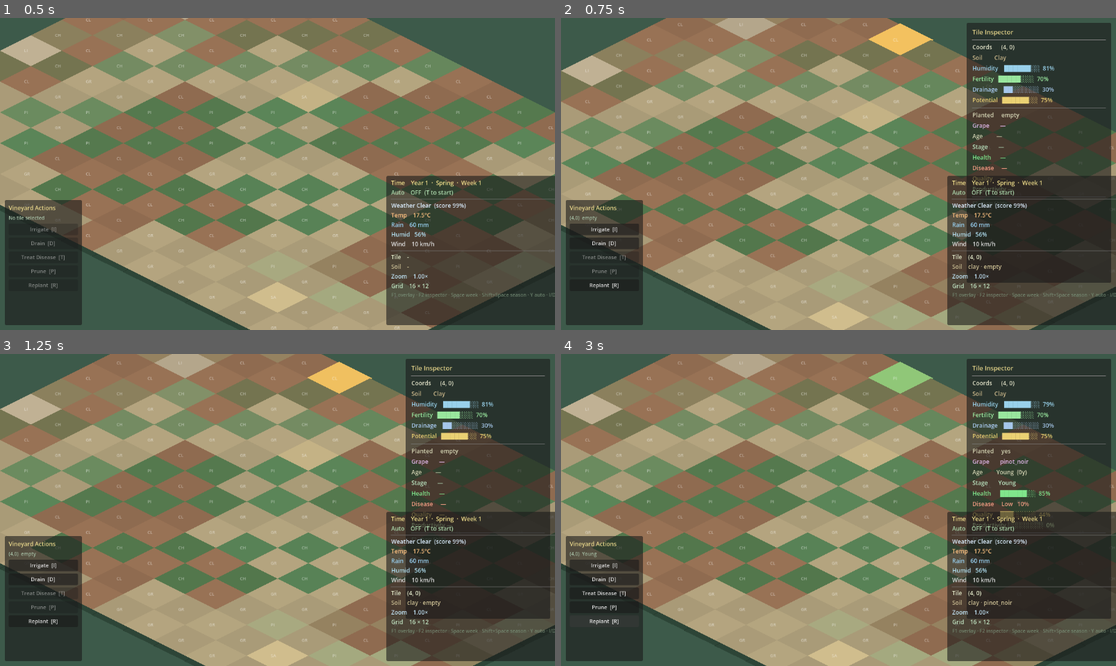
Above: before the commit, frames 1-4 (two rows, left to right).
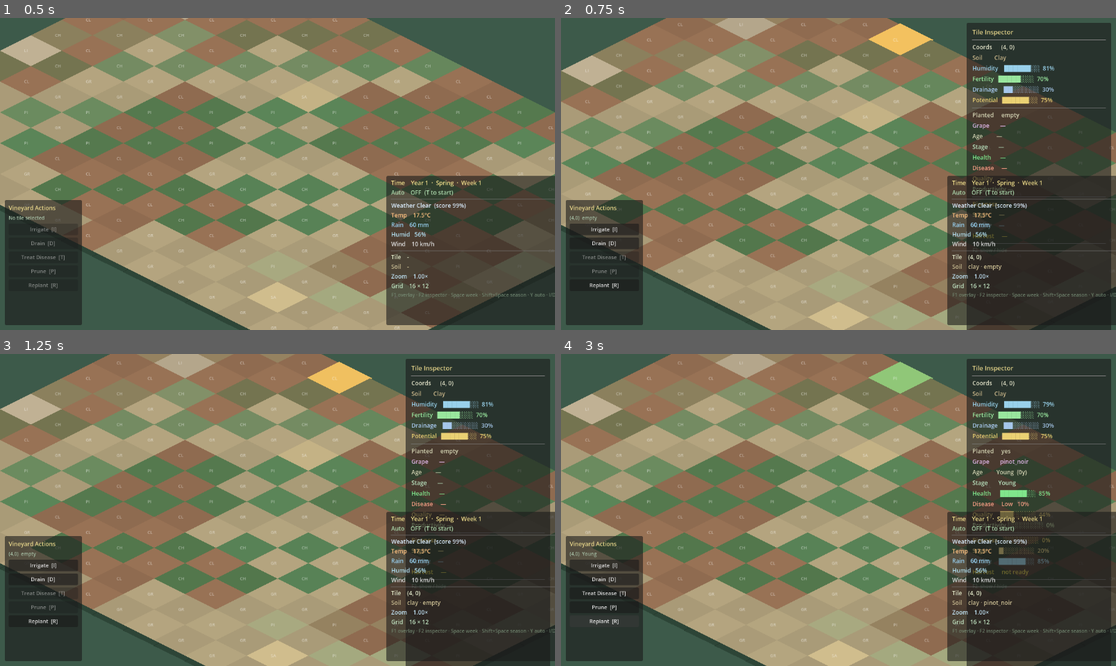
Above: after the commit, the same moments.

Repository: blayres/winery-simulator
Game: Godot game, scene res://scenes/world/World.tscn
The game is run twice, just before and just after one commit, with the same random seed, the same clock (stepped at 60 frames per second) and the same inputs.
Inputs (mouse positions are in pixels of both pictures, inside the frame that each line leads up to):
- Up to frame 1 (0.5 s): no input
- Up to frame 2 (0.75 s): tap Enter at 0.5 s; drag from (899, 21) to (993, 64) at 0.52 s
- Up to frame 3 (1.25 s): no input
- Up to frame 4 (3 s): click "Irrigate [I]" at 1.25 s; click "Drain [D]" at 2 s; click "Replant [R]" at 2.75 s

Frame 1 is identical in both runs. In frame 2, 3.1% of the frame differs, in the area x 73-100%, y 59-100%; in frame 3, 3.2%; in frame 4, 3.5%, in the area x 73-100%, y 58-100%.

Commit message:
feat: grape ripeness and harvest readiness

Diff:
--- a/autoload/VineyardSimulation.gd
+++ b/autoload/VineyardSimulation.gd
@@ -140,23 +140,30 @@
 func _on_climate_updated(climate_state: Dictionary) -> void:
 	if _tile_data.is_empty():
 		return
-	var effects_cfg: Dictionary = _get_cfg_section("climate_effects")
-	var stats: Dictionary = _run_climate_tick(climate_state, effects_cfg)
+	var effects_cfg:  Dictionary = _get_cfg_section("climate_effects")
+	var ripeness_cfg: Dictionary = _get_cfg_section("ripeness")
+	var season:       int        = TimeManager.current_season
+	var stats: Dictionary = _run_climate_tick(climate_state, effects_cfg, ripeness_cfg, season)
 	_log_tick_summary(stats)
 
 
-func _run_climate_tick(climate_state: Dictionary, effects_cfg: Dictionary) -> Dictionary:
-	var changed:       int   = 0
-	var sum_humidity:  float = 0.0
-	var sum_health:    float = 0.0
-	var sum_disease:   float = 0.0
-	var sum_quality:   float = 0.0
-	var min_humidity:  float = 1.0
-	var max_humidity:  float = 0.0
-	var min_health:    float = 1.0
-	var max_health:    float = 0.0
-	var planted:       int   = 0
-	var total:         int   = 0
+func _run_climate_tick(climate_state: Dictionary, effects_cfg: Dictionary,
+		ripeness_cfg: Dictionary, season: int) -> Dictionary:
+	var changed:        int   = 0
+	var sum_humidity:   float = 0.0
+	var sum_health:     float = 0.0
+	var sum_disease:    float = 0.0
+	var sum_quality:    float = 0.0
+	var sum_ripeness:   float = 0.0
+	var sum_sugar:      float = 0.0
+	var sum_acidity:    float = 0.0
+	var ready_count:    int   = 0
+	var min_humidity:   float = 1.0
+	var max_humidity:   float = 0.0
+	var min_health:     float = 1.0
+	var max_health:     float = 0.0
+	var planted:        int   = 0
+	var total:          int   = 0
 
 	for key: String in _tile_data:
 		var raw: Variant = _tile_data[key]
@@ -166,7 +173,10 @@
 		total += 1
 
 		var soil: Dictionary = _get_archetype(tile.soil_type)
-		if ClimateTileProcessor.apply(tile, climate_state, soil, effects_cfg):
+		var climate_changed: bool = ClimateTileProcessor.apply(tile, climate_state, soil, effects_cfg)
+		var ripeness_changed: bool = GrapeRipenessProcessor.apply(tile, climate_state, ripeness_cfg, season)
+
+		if climate_changed or ripeness_changed:
 			changed += 1
 			tile_data_changed.emit(tile)
 
@@ -175,17 +185,24 @@
 		max_humidity   = maxf(max_humidity, tile.humidity)
 		sum_disease   += tile.disease_risk
 		if tile.is_planted:
-			planted    += 1
-			sum_health += tile.vine_health
-			min_health  = minf(min_health, tile.vine_health)
-			max_health  = maxf(max_health, tile.vine_health)
-			sum_quality += tile.quality_potential
+			planted     += 1
+			sum_health  += tile.vine_health
+			min_health   = minf(min_health, tile.vine_health)
+			max_health   = maxf(max_health, tile.vine_health)
+			sum_quality  += tile.quality_potential
+			sum_ripeness += tile.ripeness
+			sum_sugar    += tile.sugar_level
+			sum_acidity  += tile.acidity_level
+			if tile.harvest_ready:
+				ready_count += 1
 
 	return {
 		"total": total, "changed": changed, "planted": planted,
 		"sum_humidity": sum_humidity, "min_humidity": min_humidity, "max_humidity": max_humidity,
 		"sum_health":   sum_health,   "min_health":   min_health,   "max_health":   max_health,
 		"sum_disease":  sum_disease,  "sum_quality":  sum_quality,
+		"sum_ripeness": sum_ripeness, "sum_sugar":    sum_sugar,
+		"sum_acidity":  sum_acidity,  "ready_count":  ready_count,
 	}
 
 
@@ -204,6 +221,15 @@
 	var avg_q: float = float(s["sum_quality"])  / float(planted) if planted > 0 else 0.0
 	print("Vineyard Tick: avg_humidity=%.2f [%.2f–%.2f]  avg_health=%.2f [%.2f–%.2f]  avg_disease=%.2f  avg_quality=%.2f  (%d changed)" \
 			% [avg_h, min_h, max_h, avg_v, min_v, max_v, avg_d, avg_q, int(s.get("changed", 0))])
+
+	# Ripeness summary — only print during ripening seasons.
+	if planted > 0 and float(s.get("sum_ripeness", 0.0)) > 0.0:
+		var avg_r: float = float(s["sum_ripeness"]) / float(planted)
+		var avg_s: float = float(s["sum_sugar"])    / float(planted)
+		var avg_a: float = float(s["sum_acidity"])  / float(planted)
+		var ready: int   = int(s.get("ready_count", 0))
+		print("Ripeness Tick: avg_ripeness=%.2f avg_sugar=%.2f avg_acidity=%.2f ready_tiles=%d" \
+				% [avg_r, avg_s, avg_a, ready])
 
 
 # ─── Private — year tick ──────────────────────────────────────────────────────
--- a/data/simulation/vineyard_sim_config.json
+++ b/data/simulation/vineyard_sim_config.json
@@ -30,7 +30,29 @@
     "replant_starting_health":   0.85,
     "replant_default_grape":     "pinot_noir"
   },
-  "lifecycle": {    "young_max_years":        3,
+  "ripeness": {
+    "ripening_seasons":          [1, 2],
+    "base_rate_per_week":        0.06,
+    "temp_bonus_above":          18.0,
+    "temp_bonus_rate":           0.008,
+    "temp_penalty_below":        12.0,
+    "temp_penalty_rate":         0.006,
+    "climate_score_weight":      0.4,
+    "health_weight":             0.3,
+    "young_vine_penalty":        0.5,
+    "harvest_ready_threshold":   0.75,
+    "overripe_threshold":        0.95,
+    "overripe_quality_loss":     0.004,
+    "sugar_base":                0.20,
+    "sugar_ripeness_rate":       0.70,
+    "sugar_temp_bonus":          0.003,
+    "acidity_base":              0.85,
+    "acidity_ripeness_loss":     0.55,
+    "acidity_temp_loss":         0.002,
+    "spring_reset":              true
+  },
+  "lifecycle": {
+    "young_max_years":        3,
     "mature_max_years":      25,
     "old_max_years":         50,
     "young_quality_cap":     0.65,
--- a/scenes/ui/TileInspectorPanel.gd
+++ b/scenes/ui/TileInspectorPanel.gd
@@ -20,7 +20,7 @@
 
 # ─── Panel geometry ───────────────────────────────────────────────────────────
 const PANEL_W: float = 300.0
-const PANEL_H: float = 540.0
+const PANEL_H: float = 640.0
 const MARGIN:  float = 10.0
 
 # ─── Child nodes ──────────────────────────────────────────────────────────────
@@ -40,6 +40,10 @@
 @onready var _lbl_disease:   Label = $RootPanel/Margin/VBox/DiseaseRow
 @onready var _lbl_quality:   Label = $RootPanel/Margin/VBox/QualityRow
 @onready var _lbl_prod:      Label = $RootPanel/Margin/VBox/ProductivityRow
+@onready var _lbl_ripeness:  Label = $RootPanel/Margin/VBox/RipenessRow
+@onready var _lbl_sugar:     Label = $RootPanel/Margin/VBox/SugarRow
+@onready var _lbl_acidity:   Label = $RootPanel/Margin/VBox/AcidityRow
+@onready var _lbl_harvest:   Label = $RootPanel/Margin/VBox/HarvestRow
 @onready var _lbl_hint:      Label = $RootPanel/Margin/VBox/HintRow
 
 # ─── State ────────────────────────────────────────────────────────────────────
@@ -122,6 +126,13 @@
 		_lbl_disease.text   = "Disease     %s" % _risk_label(d.disease_risk)
 		_lbl_quality.text   = "Quality     %s" % _bar(d.effective_quality)
 		_lbl_prod.text      = "Productivity %s" % _bar(d.productivity)
+		_lbl_ripeness.text  = "Ripeness    %s" % _bar(d.ripeness)
+		_lbl_sugar.text     = "Sugar       %s" % _bar(d.sugar_level)
+		_lbl_acidity.text   = "Acidity     %s" % _bar(d.acidity_level)
+		if d.harvest_ready:
+			_lbl_harvest.text = "Harvest     ★ READY"
+		else:
+			_lbl_harvest.text = "Harvest     not ready"
 	else:
 		_lbl_planted.text   = "Planted     empty"
 		_lbl_grape.text     = "Grape       —"
@@ -131,6 +142,10 @@
 		_lbl_disease.text   = "Disease     —"
 		_lbl_quality.text   = "Quality     —"
 		_lbl_prod.text      = "Productivity —"
+		_lbl_ripeness.text  = "Ripeness    —"
+		_lbl_sugar.text     = "Sugar       —"
+		_lbl_acidity.text   = "Acidity     —"
+		_lbl_harvest.text   = "Harvest     —"
 
 	_lbl_hint.text = "F2  show / hide"
 
--- a/scenes/ui/TileInspectorPanel.tscn
+++ b/scenes/ui/TileInspectorPanel.tscn
@@ -8,7 +8,7 @@
 
 [node name="RootPanel" type="PanelContainer" parent="."]
 position = Vector2(960, 10)
-size = Vector2(300, 540)
+size = Vector2(300, 640)
 visible = false
 
 [node name="Margin" type="MarginContainer" parent="RootPanel"]
@@ -124,6 +124,33 @@
 [node name="HSep2" type="HSeparator" parent="RootPanel/Margin/VBox"]
 layout_mode = 2
 
+[node name="RipenessRow" type="Label" parent="RootPanel/Margin/VBox"]
+layout_mode = 2
+theme_override_colors/font_color = Color(0.95, 0.82, 0.40, 1)
+theme_override_font_sizes/font_size = 12
+text = "Ripeness    -"
+
+[node name="SugarRow" type="Label" parent="RootPanel/Margin/VBox"]
+layout_mode = 2
+theme_override_colors/font_color = Color(0.98, 0.90, 0.55, 1)
+theme_override_font_sizes/font_size = 12
+text = "Sugar       -"
+
+[node name="AcidityRow" type="Label" parent="RootPanel/Margin/VBox"]
+layout_mode = 2
+theme_override_colors/font_color = Color(0.65, 0.90, 0.98, 1)
+theme_override_font_sizes/font_size = 12
+text = "Acidity     -"
+
+[node name="HarvestRow" type="Label" parent="RootPanel/Margin/VBox"]
+layout_mode = 2
+theme_override_colors/font_color = Color(0.95, 0.88, 0.30, 1)
+theme_override_font_sizes/font_size = 12
+text = "Harvest     -"
+
+[node name="HSep3" type="HSeparator" parent="RootPanel/Margin/VBox"]
+layout_mode = 2
+
 [node name="HintRow" type="Label" parent="RootPanel/Margin/VBox"]
 layout_mode = 2
 theme_override_colors/font_color = Color(0.50, 0.60, 0.50, 0.75)
--- /dev/null
+++ b/scripts/GrapeRipenessProcessor.gd
@@ -0,0 +1,130 @@
+## GrapeRipenessProcessor.gd
+## Pure static class — weekly grape ripeness simulation.
+##
+## Responsibility:
+##   Advances ripeness, sugar, and acidity each week for planted tiles.
+##   Determines harvest_ready state.
+##   Applies overripe quality penalty.
+##
+## Ripeness model:
+##   - Only progresses during ripening seasons (summer=1, autumn=2 by default).
+##   - Spring resets ripeness to 0 (new growing cycle).
+##   - Rate = base_rate × temperature_modifier × climate_score × health_factor.
+##   - Young vines ripen slower (young_vine_penalty multiplier).
+##   - Sugar rises with ripeness + warm temperature.
+##   - Acidity falls as ripeness rises (inverse — classic viticulture).
+##   - harvest_ready = ripeness ≥ threshold AND stage is mature/old.
+##   - Overripe (ripeness > overripe_threshold) degrades quality_potential.
+##
+## All constants from vineyard_sim_config.json "ripeness" section.
+## No hardcoded values.
+
+class_name GrapeRipenessProcessor
+extends RefCounted
+
+
+## Apply one week of ripeness simulation to [param tile].
+## [param climate]  — Dictionary from ClimateManager.get_current_state().
+## [param cfg]      — "ripeness" section of vineyard_sim_config.json.
+## [param season]   — current season index (0=Spring 1=Summer 2=Autumn 3=Winter).
+## Returns true if any ripeness value changed meaningfully.
+static func apply(tile: TileSimData, climate: Dictionary,
+		cfg: Dictionary, season: int) -> bool:
+
+	if not tile.is_planted:
+		_reset_ripeness(tile, cfg)
+		return false
+
+	var old_ripeness: float = tile.ripeness
+	var old_sugar:    float = tile.sugar_level
+	var old_acidity:  float = tile.acidity_level
+
+	# Spring resets the ripeness cycle.
+	var spring_reset: bool = bool(cfg.get("spring_reset", true))
+	if season == 0 and spring_reset:
+		_reset_ripeness(tile, cfg)
+		tile.harvest_ready = false
+		return old_ripeness > 0.001
+
+	# Only ripen during configured seasons.
+	var ripening_seasons: Array = cfg.get("ripening_seasons", [1, 2]) as Array
+	if not ripening_seasons.has(season):
+		# Winter: hold current ripeness, no change.
+		return false
+
+	# ── Compute weekly ripeness gain ──────────────────────────────────────
+	var temp: float          = float(climate.get("temperature", 18.0))
+	var climate_score: float = float(climate.get("weekly_climate_score", 0.8))
+
+	var base_rate: float = float(cfg.get("base_rate_per_week", 0.06))
+
+	# Temperature modifier — warm accelerates, cool slows.
+	var temp_mod: float = 1.0
+	var temp_bonus_above: float = float(cfg.get("temp_bonus_above", 18.0))
+	var temp_penalty_below: float = float(cfg.get("temp_penalty_below", 12.0))
+	if temp > temp_bonus_above:
+		temp_mod += (temp - temp_bonus_above) * float(cfg.get("temp_bonus_rate", 0.008))
+	elif temp < temp_penalty_below:
+		temp_mod -= (temp_penalty_below - temp) * float(cfg.get("temp_penalty_rate", 0.006))
+	temp_mod = clampf(temp_mod, 0.1, 2.0)
+
+	# Climate score and health both influence ripening rate.
+	var cs_weight: float = float(cfg.get("climate_score_weight", 0.4))
+	var h_weight:  float = float(cfg.get("health_weight", 0.3))
+	var rate_modifier: float = (
+		(1.0 - cs_weight - h_weight) +
+		climate_score * cs_weight +
+		tile.vine_health * h_weight
+	)
+
+	# Young vines ripen slower.
+	var stage_mult: float = 1.0
+	if tile.lifecycle_stage == "young":
+		stage_mult = float(cfg.get("young_vine_penalty", 0.5))
+
+	var gain: float = base_rate * temp_mod * rate_modifier * stage_mult
+	tile.ripeness = clampf(tile.ripeness + gain, 0.0, 1.0)
+
+	# ── Sugar and acidity ─────────────────────────────────────────────────
+	var sugar_base: float    = float(cfg.get("sugar_base", 0.20))
+	var sugar_ripe: float    = float(cfg.get("sugar_ripeness_rate", 0.70))
+	var sugar_temp: float    = float(cfg.get("sugar_temp_bonus", 0.003))
+	tile.sugar_level = clampf(
+		sugar_base + tile.ripeness * sugar_ripe + maxf(0.0, temp - 15.0) * sugar_temp,
+		0.0, 1.0
+	)
+
+	var acid_base: float     = float(cfg.get("acidity_base", 0.85))
+	var acid_ripe: float     = float(cfg.get("acidity_ripeness_loss", 0.55))
+	var acid_temp: float     = float(cfg.get("acidity_temp_loss", 0.002))
+	tile.acidity_level = clampf(
+		acid_base - tile.ripeness * acid_ripe - maxf(0.0, temp - 15.0) * acid_temp,
+		0.0, 1.0
+	)
+
+	# ── Harvest readiness ─────────────────────────────────────────────────
+	var ready_threshold: float = float(cfg.get("harvest_ready_threshold", 0.75))
+	var is_mature_enough: bool = (
+		tile.lifecycle_stage == "mature" or
+		tile.lifecycle_stage == "old"
+	)
+	tile.harvest_ready = tile.ripeness >= ready_threshold and is_mature_enough
+
+	# ── Overripe quality penalty ──────────────────────────────────────────
+	var overripe_threshold: float = float(cfg.get("overripe_threshold", 0.95))
+	if tile.ripeness > overripe_threshold:
+		var penalty: float = float(cfg.get("overripe_quality_loss", 0.004))
+		tile.quality_potential = clampf(tile.quality_potential - penalty, 0.10, 1.0)
+
+	return (
+		absf(tile.ripeness     - old_ripeness) > 0.001 or
+		absf(tile.sugar_level  - old_sugar)    > 0.001 or
+		absf(tile.acidity_level - old_acidity) > 0.001
+	)
+
+
+static func _reset_ripeness(tile: TileSimData, cfg: Dictionary) -> void:
+	tile.ripeness      = 0.0
+	tile.sugar_level   = float(cfg.get("sugar_base",    0.20))
+	tile.acidity_level = float(cfg.get("acidity_base",  0.85))
+	tile.harvest_ready = false
--- a/scripts/TileSimData.gd
+++ b/scripts/TileSimData.gd
@@ -73,18 +73,35 @@
 ## Combines age stage, health, disease, and climate score.
 @export var productivity: float = 0.0
 
+# ─── Ripeness ─────────────────────────────────────────────────────────────────
+## 0.0–1.0  current grape ripeness. Progresses in summer/autumn, resets in spring.
+@export var ripeness: float = 0.0
+
+## 0.0–1.0  sugar content. Rises with ripeness and warm temperatures.
+@export var sugar_level: float = 0.20
+
+## 0.0–1.0  acidity level. Decreases as ripeness rises (inverse relationship).
+@export var acidity_level: float = 0.85
+
+## True when ripeness ≥ harvest_ready_threshold and vine is mature/old.
+@export var harvest_ready: bool = false
+
 # ─── Helpers ──────────────────────────────────────────────────────────────────
 
 ## Returns a human-readable summary string for debug display.
 func summary() -> String:
 	var planted_str: String = grape_variety if is_planted else "empty"
+	var ripe_str: String = "  ripe=%.2f sug=%.2f acid=%.2f%s" % [
+		ripeness, sugar_level, acidity_level,
+		"  READY" if harvest_ready else ""
+	] if is_planted else ""
 	return (
 		"[%d,%d] soil=%s  humidity=%.2f  fertility=%.2f\n" +
-		"       planted=%s  stage=%s  age=%dy  health=%.2f  quality=%.2f  disease=%.2f  prod=%.2f"
+		"       planted=%s  stage=%s  age=%dy  health=%.2f  quality=%.2f  disease=%.2f  prod=%.2f%s"
 	) % [
 		grid_col, grid_row, soil_type, humidity, fertility,
 		planted_str, lifecycle_stage, vine_age / 4,
-		vine_health, effective_quality, disease_risk, productivity
+		vine_health, effective_quality, disease_risk, productivity, ripe_str
 	]
 
 
--- a/scripts/TileVisualController.gd
+++ b/scripts/TileVisualController.gd
@@ -47,6 +47,7 @@
 const OUTLINE_EMPTY:       Color = Color("2a4a35")
 const OUTLINE_PLANTED:     Color = Color("1a3a28")
 const OUTLINE_SICK:        Color = Color("7a6020")
+const OUTLINE_HARVEST:     Color = Color("c8a020")   # golden — harvest ready
 
 # ─── Public API ───────────────────────────────────────────────────────────────
 
@@ -85,6 +86,12 @@
 		var sick_factor: float = clampf(1.0 - data.vine_health / 0.55, 0.0, 0.6)
 		result = result.lerp(HEALTH_POOR_TINT, sick_factor)
 
+	# Ripening tint: warm golden hue as grapes approach harvest.
+	if data.ripeness > 0.0:
+		var ripe_tint: Color  = Color("c8a840")   # warm amber
+		var ripe_blend: float = clampf(data.ripeness * 0.35, 0.0, 0.35)
+		result = result.lerp(ripe_tint, ripe_blend)
+
 	return result
 
 
@@ -92,6 +99,8 @@
 static func compute_outline_color(data: TileSimData) -> Color:
 	if data == null:
 		return OUTLINE_EMPTY
+	if data.is_planted and data.harvest_ready:
+		return OUTLINE_HARVEST
 	if data.is_planted and data.vine_health < 0.35:
 		return OUTLINE_SICK
 	if data.is_planted:
Not shown, added: scripts/GrapeRipenessProcessor.gd.uid
